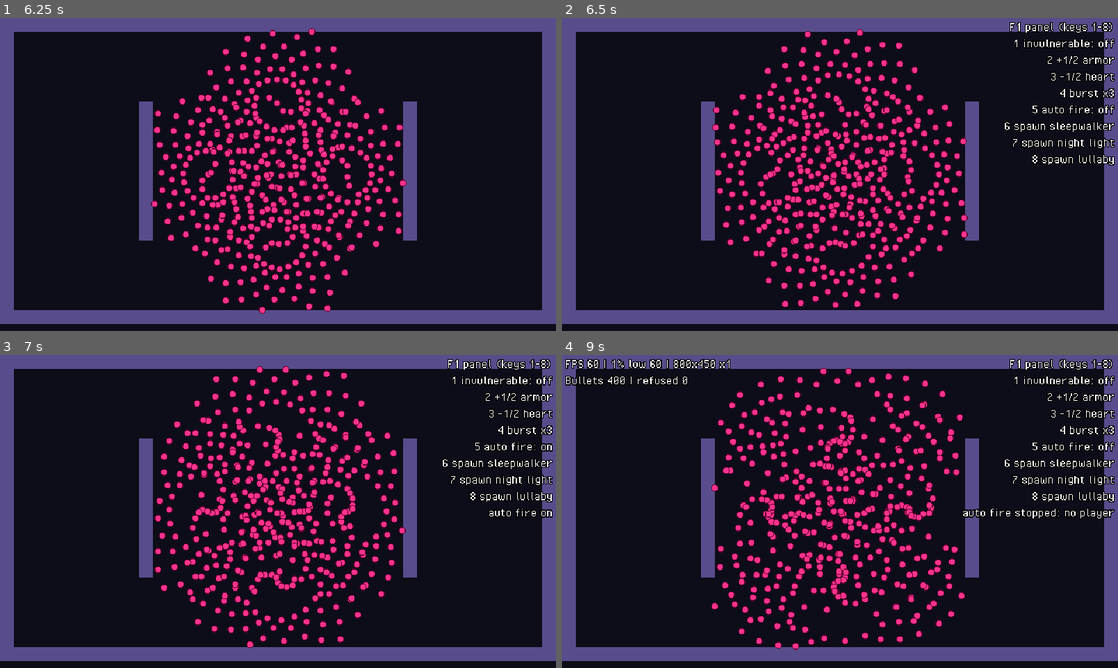
Above: before the commit, frames 1-4 (two rows, left to right).
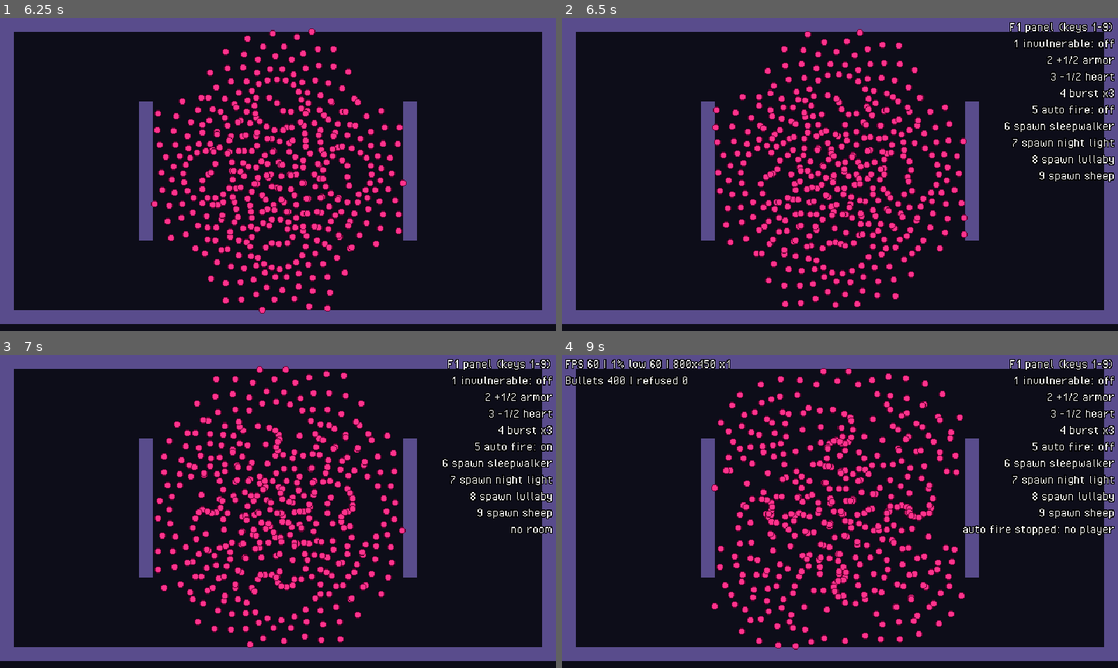
Above: after the commit, the same moments.

Repository: Kroustille/hypnagogia
Game: Godot game, scene res://main/main.tscn
Same seed, same stepped clock (60 frames per second), same inputs: the game is played once before the commit and once after it.
Inputs (mouse positions are in pixels of both pictures, inside the frame that each line leads up to):
- Up to frame 1 (6.25 s): tap Enter at 0.5 s; move the mouse to (400, 158) at 0.52 s; hold D (move_right) 0.53-1.28 s; tap 9 at 0.6, 1.55, 2.3, 2.85, 3.8, 4.55, 5.3, 6.05 s; move the mouse to (166, 190) at 1.27 s; hold S (move_down) 1.28-2.03 s; tap Space (dash) at 1.35 s; move the mouse to (333, 105) at 2.02 s; press the mouse at (333, 105) at 2.03 s; hold D (move_right) 2.03-2.78 s; move the mouse to (250, 237) at 2.77 s; release the mouse at (250, 237) at 2.78 s; hold W (move_up) 2.78-3.53 s; move the mouse to (444, 221) at 3.52 s; hold A (move_left) 3.53-5.03 s; tap 1 at 3.6 s; tap F5 (debug_load_test) at 4.15 s; move the mouse to (111, 127) at 4.27 s; tap 2 at 4.35 s; tap F4 (debug_slow_motion) at 4.9 s; move the mouse to (305, 174) at 5.02 s; hold S (move_down) 5.03-5.78 s; tap 3 at 5.1 s; tap F2 (debug_toggle_collisions) at 5.65 s; move the mouse to (194, 96) at 5.77 s; hold D (move_right) from 5.78 s (still down); tap 4 at 5.85 s
- Up to frame 2 (6.5 s): keep holding D (move_right); tap F1 (debug_toggle_panel) at 6.4 s
- Up to frame 3 (7 s): move the mouse to (400, 495) at 6.52 s; release D (move_right) at 6.53 s; hold W (move_up) from 6.53 s (still down); tap 5 at 6.6 s; tap 9 at 6.8 s
- Up to frame 4 (9 s): tap F3 (debug_toggle_perf) at 7.15 s; move the mouse to (728, 527) at 7.27 s; release W (move_up) at 7.28 s; hold D (move_right) 7.28-8.03 s; tap 6 at 7.35 s; tap 9 at 7.55, 8.3 s; tap Escape (pause) at 7.9 s; move the mouse to (895, 442) at 8.02 s; hold S (move_down) 8.03-8.75 s; tap 7 at 8.1 s; click "Reprendre" at 8.75 s

Frame 1 is identical in both runs. In frame 2, 0.3% of the frame differs, in the area x 85-100%, y 2-53%; in frame 3, 0.4%; in frame 4, 1.0%, in the area x 72-100%, y 2-58%.

Commit message:
feat(debug): spawn the sheep from the f1 panel
Co-Authored-By: Claude Sonnet 5.5 <noreply@anthropic.com>

Diff:
--- a/game/debug/debug_panel.gd
+++ b/game/debug/debug_panel.gd
@@ -1,6 +1,6 @@
 class_name DebugPanel
 extends Control
-## F1 debug panel (AR24): commands on keys 1 to 8 while it is visible and the game is not paused.
+## F1 debug panel (AR24): commands on keys 1 to 9 while it is visible and the game is not paused.
 ## It only calls public methods of the game (Health, Hurtbox, BulletManager), never private fields.
 ## Instantiated by Main in debug builds only. Texts are technical readouts: they intentionally bypass tr()
 ## (exemption of debug/).
@@ -18,6 +18,7 @@
 const SLEEPWALKER_DEF: EnemyDef = preload("res://data/enemies/sleepwalker.tres")
 const NIGHT_LIGHT_DEF: EnemyDef = preload("res://data/enemies/night_light.tres")
 const LULLABY_DEF: EnemyDef = preload("res://data/enemies/lullaby.tres")
+const SHEEP_DEF: EnemyDef = preload("res://data/enemies/sheep.tres")
 
 var _auto_fire: bool = false
 var _auto_ticks: float = 0.0
@@ -60,6 +61,8 @@
 			_spawn(NIGHT_LIGHT_DEF, "night light")
 		KEY_8:
 			_spawn(LULLABY_DEF, "lullaby")
+		KEY_9:
+			_spawn(SHEEP_DEF, "sheep")
 		_:
 			handled = false
 	if handled:
@@ -118,7 +121,7 @@
 	_log("hit applied" if accepted else "hit ignored (invulnerable or dead)")
 
 
-## Asks the active room for an enemy (story 2.6 replaces keys 6 to 8 with the chosen enemy).
+## Asks the active room for an enemy (story 2.6 replaces keys 6 to 9 with the chosen enemy).
 func _spawn(def: EnemyDef, label: String) -> void:
 	var room: Arena = get_tree().get_first_node_in_group(Const.GROUP_ROOM) as Arena # never cached: F5 and restarts recreate it
 	if room == null:
@@ -199,7 +202,7 @@
 		return
 	var player: Player = get_tree().get_first_node_in_group(Const.GROUP_PLAYER) as Player
 	var lines: PackedStringArray = PackedStringArray([
-		"F1 panel (keys 1-8)",
+		"F1 panel (keys 1-9)",
 		"1 invulnerable: %s" % ("on" if _invulnerable_now(player) else "off"),
 		"2 +1/2 armor",
 		"3 -1/2 heart",
@@ -208,6 +211,7 @@
 		"6 spawn sleepwalker",
 		"7 spawn night light",
 		"8 spawn lullaby",
+		"9 spawn sheep",
 	])
 	if player != null:
 		var health: Health = player.health
--- a/game/debug/debug_panel.tscn
+++ b/game/debug/debug_panel.tscn
@@ -19,7 +19,7 @@
 offset_left = -250.0
 offset_top = 2.0
 offset_right = -4.0
-offset_bottom = 144.0
+offset_bottom = 160.0
 grow_horizontal = 0
 horizontal_alignment = 2
 theme_override_colors/font_outline_color = Color(0, 0, 0, 1)
